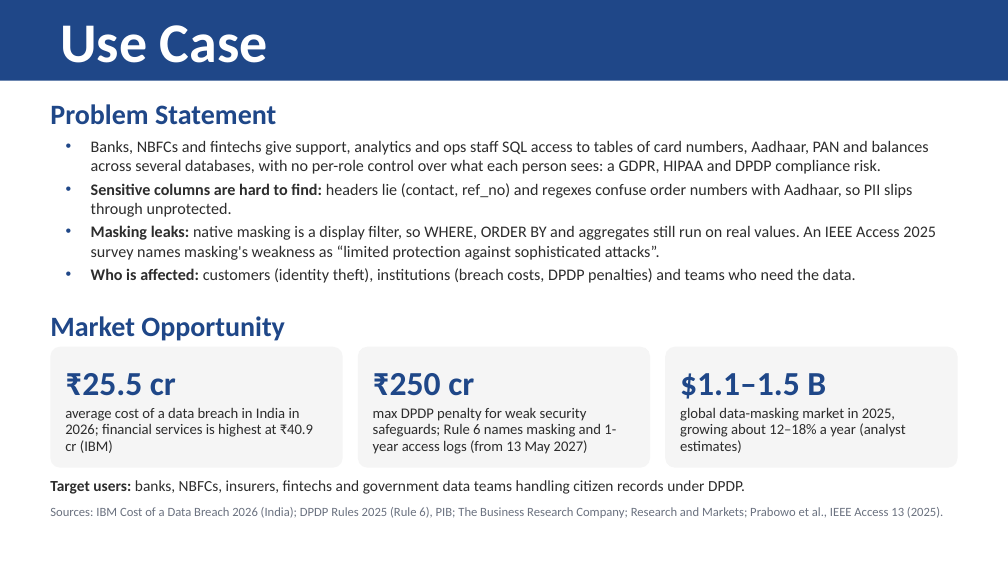
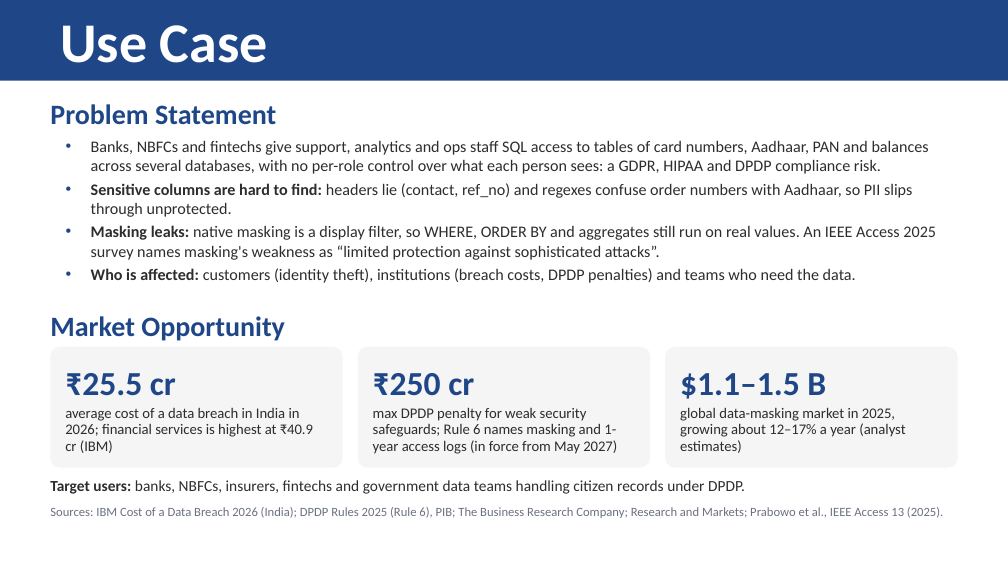
Before and after one commit to hotaro6754/mask, a slide deck: slide 2 of docs/MaskGuard_Round1_Submission.pptx. Drawn at 1008x567 pixels with LibreOffice and Linux fonts; fonts in the diff are those of the drawing. Boxes give left, top, right and bottom in pixels: in the first picture for what was removed or moved away, otherwise in the second. Text is boxed around its words. In the diff, an @@ line names an element or a change of style, - is before the commit and + after.

```diff
--- a/docs/MaskGuard_Round1_Submission.pptx
+++ b/docs/MaskGuard_Round1_Submission.pptx
@@ text in rounded rectangle at <box>373,407,617,454</box>: text changed @@
-max DPDP penalty for weak security safeguards; Rule 6 names masking and 1-year access logs (from 13 May 2027)
+max DPDP penalty for weak security safeguards; Rule 6 names masking and 1-year access logs (in force from May 2027)
@@ text in rounded rectangle at <box>680,407,905,453</box>: text changed @@
-global data-masking market in 2025, growing about 12–18% a year (analyst estimates)
+global data-masking market in 2025, growing about 12–17% a year (analyst estimates)
```
